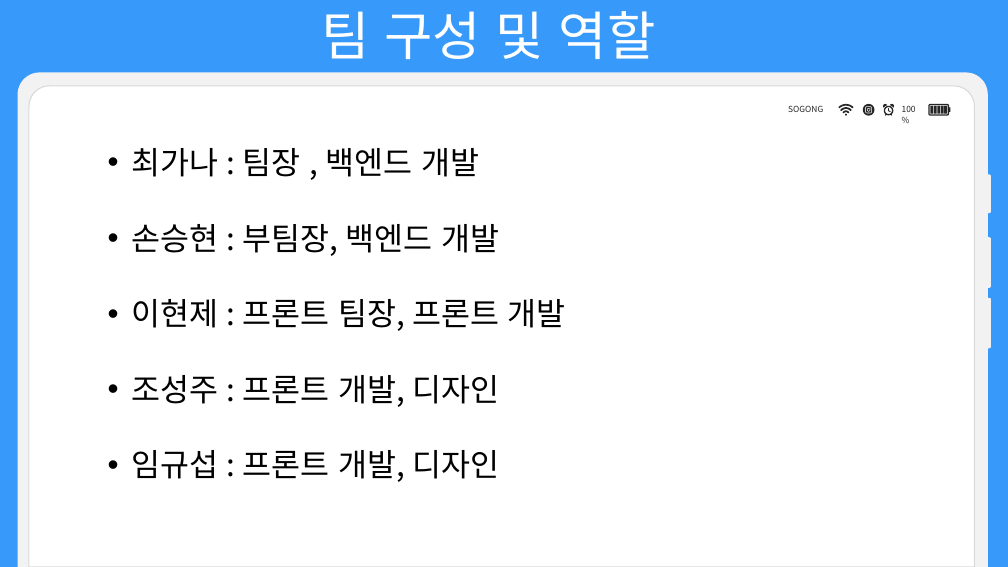
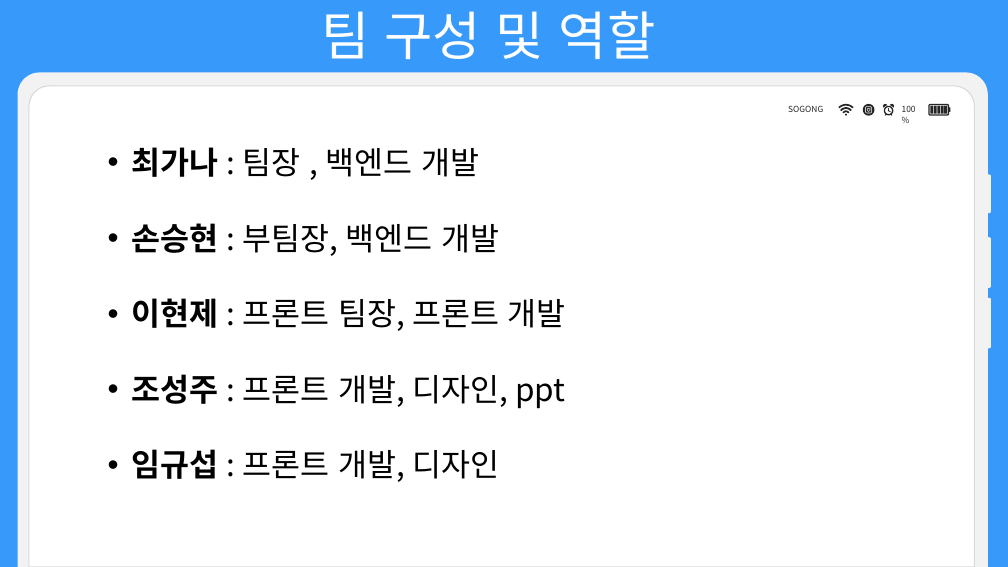
Before and after one commit to choign3123/SE_7, a slide deck: slide 4 of 발표/소프트웨어공학 발표.pptx. Drawn at 1008x567 pixels with LibreOffice and Linux fonts; fonts in the diff are those of the drawing. Boxes give left, top, right and bottom in pixels: in the first picture for what was removed or moved away, otherwise in the second. Text is boxed around its words. In the diff, an @@ line names an element or a change of style, - is before the commit and + after.

```diff
--- a/발표/소프트웨어공학 발표.pptx
+++ b/발표/소프트웨어공학 발표.pptx
@@ text at (x1=131, y1=147, x2=566, y2=482): bold on in "최가나", "손승현", "이현제", "임규섭" @@
@@ text at (x1=131, y1=374, x2=565, y2=409): text changed @@
-• 조성주 : 프론트 개발, 디자인
+• 조성주 : 프론트 개발, 디자인, ppt
```
Also in this commit, not shown: 18 other slides changed, 21 slides added, 1 other file.
